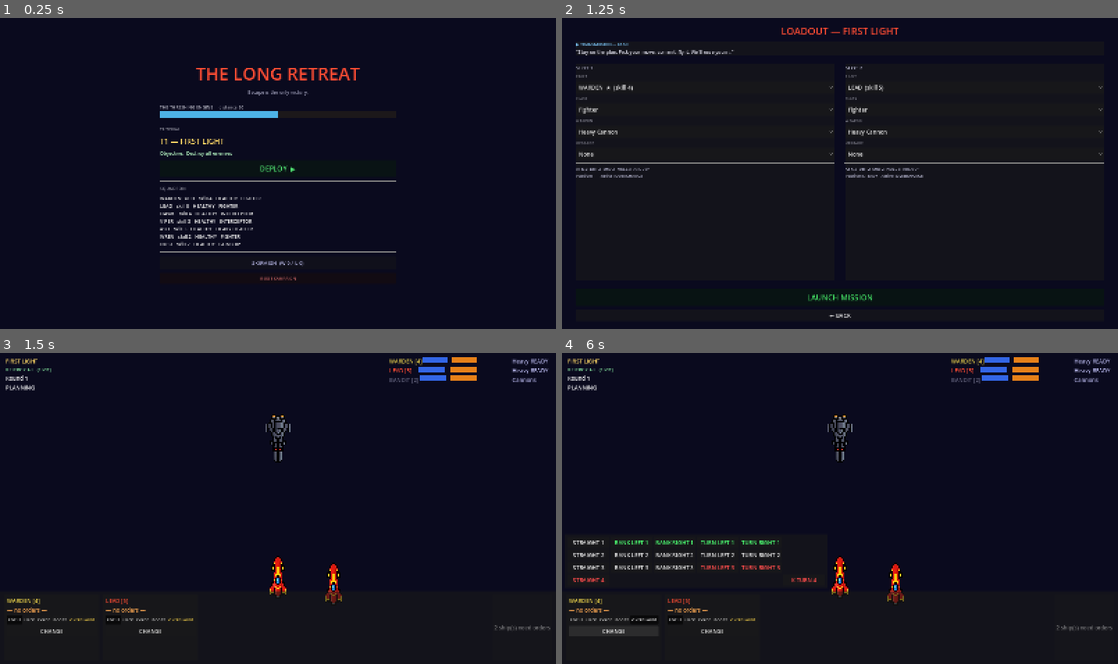
Above: before the commit, frames 1-4 (two rows, left to right).
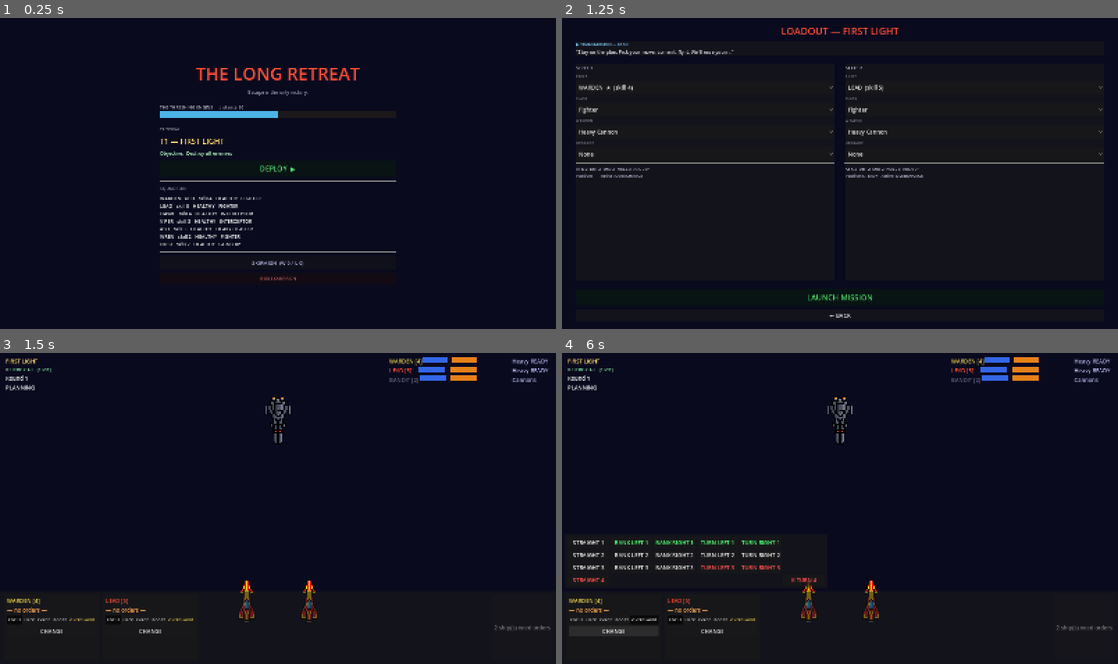
Above: after the commit, the same moments.

Repository: kavemankai/JaggedBuild
Game: Godot game, scene res://scenes/MainMenu.tscn
Two runs of this game, one before a commit and one after it. Both use one fixed random seed, a clock stepped at 60 frames per second and the inputs below.
Inputs:
- Up to frame 1 (0.25 s): no input
- Up to frame 2 (1.25 s): click "DEPLOY ▶" at 0.5 s
- Up to frame 3 (1.5 s): click "LAUNCH MISSION" at 1.25 s
- Up to frame 4 (6 s): click "FOCUS" at 2 s; click "LOCK" at 2.75 s; click "EVADE" at 3.5 s; click "BOOST" at 4.25 s; click "OVERCHARGE" at 5 s; click "CHANGE" at 5.75 s

Frames 1-2 are identical in both runs. In frame 3, 1.4% of the frame differs, in the area x 43-62%, y 13-87%; in frame 4, 1.3%.

Commit message:
Gate 23: variable map size + scaled spawns
Spawn positions are now computed per-battle, scaled to the live arena, instead
of fixed 1600x900 slots: players in a centred line near the bottom (facing up),
enemies near the top (facing down), transport at top-centre. Mission data may
override with explicit player_spawns/enemy_spawns/transport_spawn ([x,y,rot]).
Arena background sizes to the map; AI and collision already read live arena
size (Gate 21). Ghost alpha tables widened to 6 ships for the fleet gate.

Verified: 1600x900 and a 3200x1800 mission both boot correctly with sensible
spawns and camera fit. (Campaign missions stay 1600x900 — resizing them needs
the range-feel playtest the doc flags in section 12.)

Co-Authored-By: Claude Opus 4.8 <noreply@anthropic.com>

Diff:
--- a/scripts/Main.gd
+++ b/scripts/Main.gd
@@ -25,21 +25,18 @@
 var _objective: Objective = null
 var _camera: Camera2D = null
 
-const TRANSPORT_SLOT: Array = [Vector2(800, 160), PI]
-
-const PLAYER_SLOTS: Array = [
-	[Vector2(800, 650), 0.0],
-	[Vector2(960, 670), 0.0],
-]
-const ENEMY_SLOTS: Array = [
-	[Vector2(800, 250), PI],
-	[Vector2(620, 280), PI],
-	[Vector2(980, 280), PI],
-]
-
-# Per-ship ghost opacities so overlapping friendly paths stay distinguishable.
-const GHOST_ARC_ALPHAS: Array = [0.9, 0.6, 0.45]
-const GHOST_BODY_ALPHAS: Array = [0.45, 0.4, 0.35]
+const SPAWN_SPACING: float = 180.0      # horizontal gap between ships in a spawn line
+
+# Spawn positions are computed per-battle, scaled to the live arena (or from mission
+# overrides). Players spawn near the bottom facing up, enemies near the top facing down,
+# the transport at top-centre. Each entry is [Vector2 pos, float rotation].
+var _player_spawns: Array = []
+var _enemy_spawns: Array = []
+var _transport_spawn: Array = [Vector2(800, 160), PI]
+
+# Per-ship ghost opacities so overlapping friendly paths stay distinguishable (up to 6).
+const GHOST_ARC_ALPHAS: Array = [0.9, 0.6, 0.45, 0.4, 0.35, 0.3]
+const GHOST_BODY_ALPHAS: Array = [0.45, 0.4, 0.35, 0.32, 0.3, 0.28]
 
 
 func _ready() -> void:
@@ -65,6 +62,8 @@
 	var arena_rect: ColorRect = $Arena
 	arena_rect.size = ManeuverSystem.arena_size
 
+	_make_spawns(mission, enemy_specs)
+
 	# World camera — pan/zoom over the (possibly larger-than-screen) arena.
 	_camera = CameraRig.new()
 	add_child(_camera)
@@ -100,6 +99,48 @@
 	RoundManager.resolution_phase_started.connect(_on_resolution_started)
 	RoundManager.game_ended.connect(_on_game_ended)
 	RoundManager.begin_round()
+
+
+# Build spawn positions for this battle, scaled to the arena. Mission data may override
+# with explicit "player_spawns"/"enemy_spawns"/"transport_spawn" ([x, y, rot] entries).
+func _make_spawns(mission: Dictionary, enemy_specs: Array) -> void:
+	var arena: Vector2 = ManeuverSystem.arena_size
+	var player_count: int = mini(2, CampaignManager.pilots_for_deployment().size())
+	var enemy_count: int = 0
+	for spec in enemy_specs:
+		if not spec.get("is_capital_body", false) and not spec.get("is_turret", false):
+			enemy_count += 1
+
+	_player_spawns = _override_spawns(mission.get("player_spawns", []))
+	if _player_spawns.is_empty():
+		_player_spawns = _line_spawns(maxi(1, player_count), arena.y * 0.80, 0.0, arena)
+
+	_enemy_spawns = _override_spawns(mission.get("enemy_spawns", []))
+	if _enemy_spawns.is_empty():
+		_enemy_spawns = _line_spawns(maxi(1, enemy_count), arena.y * 0.22, PI, arena)
+
+	var t: Array = _override_spawns(mission.get("transport_spawn", []))
+	_transport_spawn = t[0] if not t.is_empty() else [Vector2(arena.x * 0.5, arena.y * 0.12), PI]
+
+
+# A centred horizontal line of `count` spawns at world-y `y`, facing `rot`.
+func _line_spawns(count: int, y: float, rot: float, arena: Vector2) -> Array:
+	var out: Array = []
+	var total: float = float(count - 1) * SPAWN_SPACING
+	var start_x: float = arena.x * 0.5 - total * 0.5
+	for i in range(count):
+		var x: float = clampf(start_x + float(i) * SPAWN_SPACING, 120.0, arena.x - 120.0)
+		out.append([Vector2(x, y), rot])
+	return out
+
+
+# Convert mission-data [x, y, rot] arrays into [Vector2, rot] spawn entries.
+func _override_spawns(raw: Array) -> Array:
+	var out: Array = []
+	for e in raw:
+		var arr: Array = e as Array
+		out.append([Vector2(float(arr[0]), float(arr[1])), float(arr[2]) if arr.size() > 2 else 0.0])
+	return out
 
 
 func _deploy_player_team() -> Array:
@@ -123,8 +164,9 @@
 			ship.firing_arc_degrees = cls.firing_arc_degrees
 			ship.rebuild_arc()
 			ship.apply_setup_passives()
-			ship.position = PLAYER_SLOTS[i][0]
-			ship.rotation = PLAYER_SLOTS[i][1]
+			var spawn: Array = _player_spawns[i] if i < _player_spawns.size() else [Vector2(800, 650), 0.0]
+			ship.position = spawn[0]
+			ship.rotation = spawn[1]
 			deployed.append(ship)
 		else:
 			ship.queue_free()
@@ -165,7 +207,7 @@
 			if capital_body != null:
 				ship.position = Vector2(float(spec.get("x_offset", 0.0)), 40.0)
 			else:
-				ship.position = Vector2(800.0 + float(spec.get("x_offset", 0.0)), 220.0)
+				ship.position = Vector2(ManeuverSystem.arena_size.x * 0.5 + float(spec.get("x_offset", 0.0)), 220.0)
 			ship.rotation = PI
 
 		else:
@@ -174,7 +216,7 @@
 			ship.bearing_options = ["STRAIGHT", "BANK_LEFT", "BANK_RIGHT", "TURN_LEFT", "TURN_RIGHT"]
 			_apply_spec(ship, spec)
 			ship.dial_data = _dial_for_class(spec.get("ship_class", "enemy_fighter"))
-			var slot: Array = ENEMY_SLOTS[slot_i % ENEMY_SLOTS.size()]
+			var slot: Array = _enemy_spawns[slot_i % _enemy_spawns.size()] if not _enemy_spawns.is_empty() else [Vector2(800, 250), PI]
 			slot_i += 1
 			ship.position = slot[0]
 			ship.rotation = slot[1]
@@ -194,8 +236,8 @@
 	ship.bearing_options = []
 	_apply_spec(ship, spec)   # keeps the spec's tanky transport stats (no class override)
 	ship.dial_data = null     # never planned, never manoeuvres
-	ship.position = TRANSPORT_SLOT[0]
-	ship.rotation = TRANSPORT_SLOT[1]
+	ship.position = _transport_spawn[0]
+	ship.rotation = _transport_spawn[1]
 	return ship
 
 
